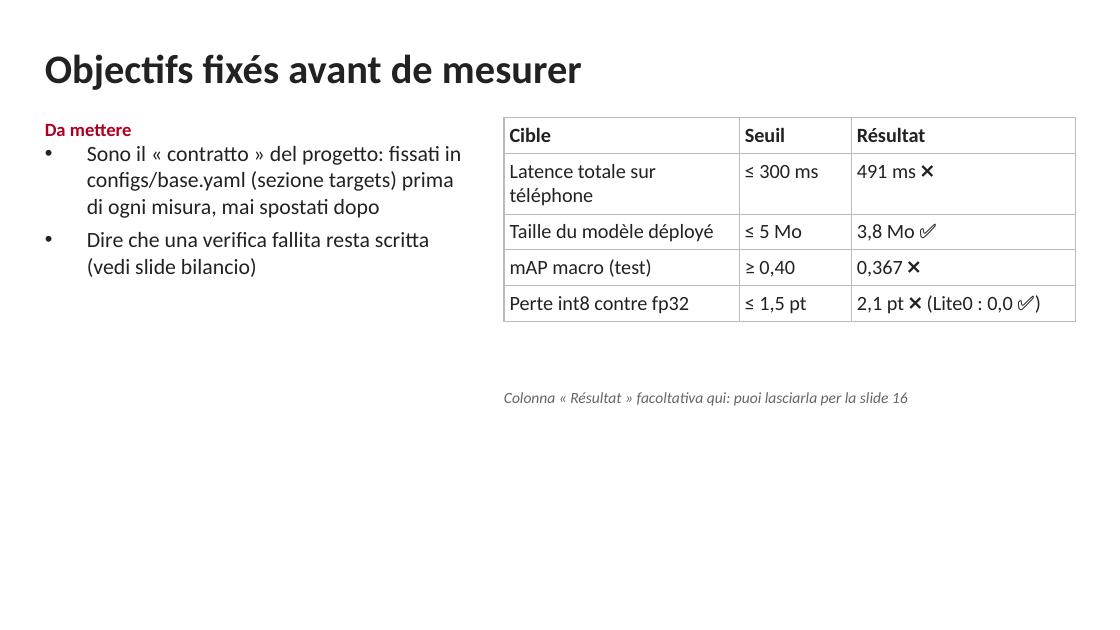
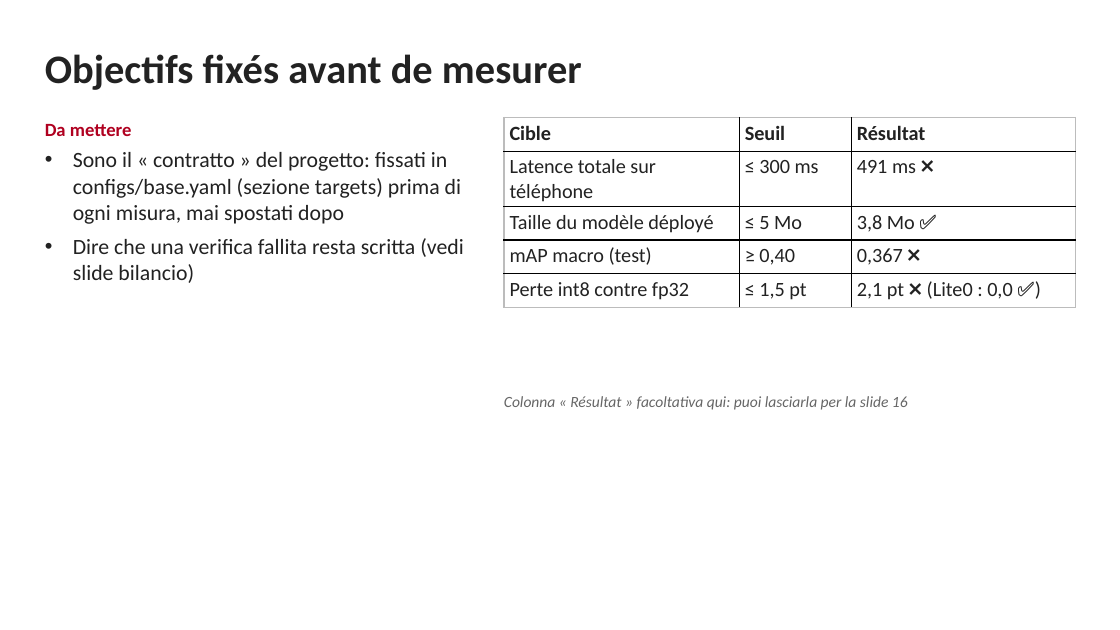
Before and after one commit to Simone-Me/food-recognition, a slide deck: slide 3 of docs/presentazione_mlops.pptx. Drawn at 1120x630 pixels with LibreOffice and Linux fonts; fonts in the diff are those of the drawing. Boxes give left, top, right and bottom in pixels: in the first picture for what was removed or moved away, otherwise in the second. Text is boxed around its words. In the diff, an @@ line names an element or a change of style, - is before the commit and + after.

```diff
--- a/docs/presentazione_mlops.pptx
+++ b/docs/presentazione_mlops.pptx
@@ text "Da mettere" at <box>45,124,464,283</box>: more space between paragraphs; indent changed @@
@@ table at <box>504,118,1075,304</box> @@
@@ borders changed @@
@@ text "Colonna « Résultat » facoltativa ..." at <box>504,396,908,410</box>: more space between paragraphs; vertical alignment middle to top @@
```
Also in this commit, not shown: 16 other slides changed, 1 other file.
